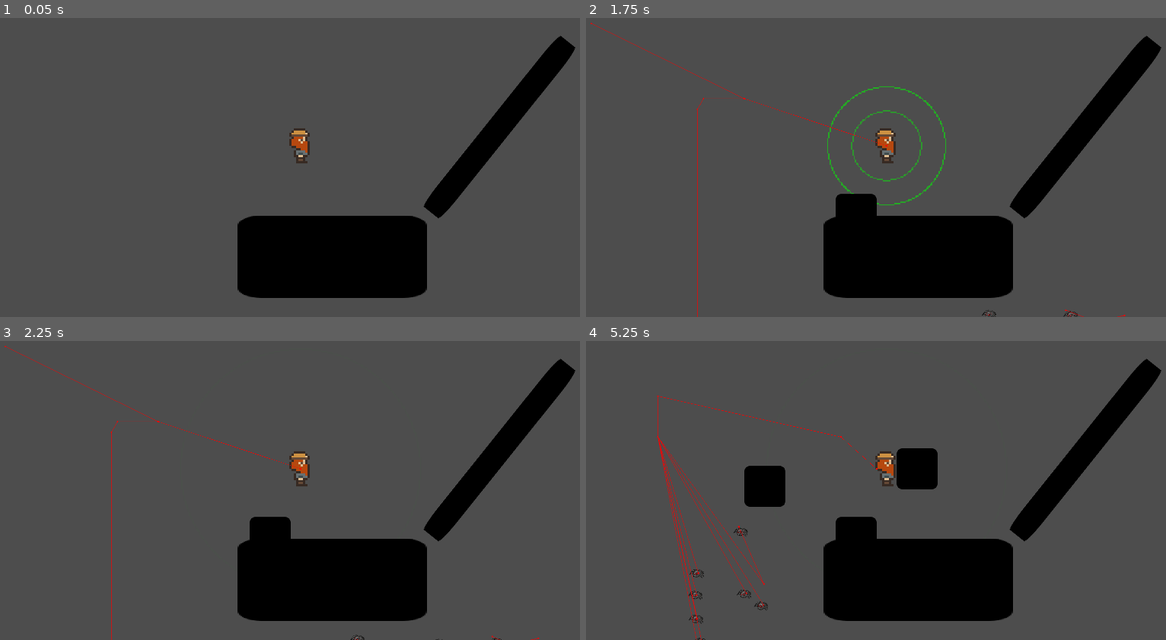
Above: before the commit, frames 1-4 (two rows, left to right).
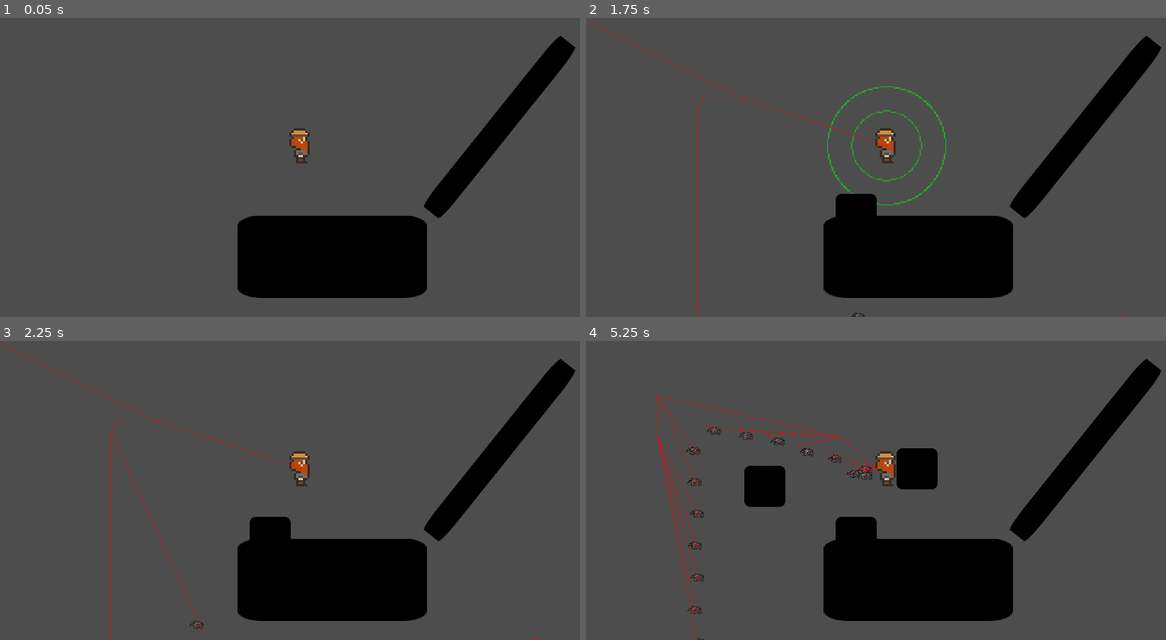
Above: after the commit, the same moments.

Repository: VileOar/ludum-dare-57
Game: Godot game, scene res://src/world/test_world.tscn
Two runs of this game, one before a commit and one after it. Both use one fixed random seed, a clock stepped at 60 frames per second and the inputs below. This scene is started directly instead of the project's main scene. The engine's default icon, where the game draws it, is replaced by a stand-in: a white triangle on a blue panel in a dark square.
Inputs (mouse positions are in pixels of both pictures, inside the frame that each line leads up to):
- Up to frame 1 (0.05 s): no input
- Up to frame 2 (1.75 s): tap Enter at 0.5 s; move the mouse to (858, 215) at 0.52 s; hold E (Interact) 0.53-1.28 s; hold W (MoveUp) from 0.53 s (still down); click (858, 215) at 0.67 s; tap Space (RadarPulse) at 1.25, 1.35 s; move the mouse to (1067, 197) at 1.27 s
- Up to frame 3 (2.25 s): move the mouse to (116, 418) at 2.02 s; release W (MoveUp) at 2.03 s; hold A (MoveLeft) from 2.03 s (still down); hold 0 from 2.03 s (still down)
- Up to frame 4 (5.25 s): tap Enter at 2.75 s; move the mouse to (916, 469) at 2.77 s; release 0 at 2.78 s; tap E (Interact) at 2.85 s; click (916, 469) at 2.92 s; move the mouse to (794, 382) at 3.52 s; release A (MoveLeft) at 3.53 s; hold S (MoveDown) 3.53-4.28 s; tap Space (RadarPulse) at 3.6 s; move the mouse to (1021, 451) at 4.27 s; hold D (MoveRight) 4.28-5.03 s; tap 0 at 4.35 s; move the mouse to (765, 484) at 5.02 s; hold W (MoveUp) from 5.03 s (still down); hold E (Interact) from 5.03 s (still down); click (765, 484) at 5.17 s

Frame 1 is identical in both runs. In frame 2, less than 0.1% of the frame differs, in the area x 45-94%, y 97-100%; in frame 3, 0.1%; in frame 4, 1.2%, in the area x 12-50%, y 18-100%.
Error in both runs: Invalid access to property or key 'are_tiles_generated' on a base object of type 'Nil'. (res://src/characters/player/player.gd:80)

Commit message:
Commit Foda

Diff:
--- a/src/agents/enemy.tscn
+++ b/src/agents/enemy.tscn
@@ -15,7 +15,7 @@
 [node name="NavigationAgent2D" type="NavigationAgent2D" parent="."]
 path_postprocessing = 1
 avoidance_enabled = true
-radius = 32.0
+radius = 48.0
 max_speed = 1000.0
 debug_enabled = true
 
--- a/src/autoloads/Global.gd
+++ b/src/autoloads/Global.gd
@@ -1,7 +1,7 @@
 extends Node
 
 @export var PLAYER_SPEED = 3000
-@export var ENEMY_SPEED = 300
+@export var ENEMY_SPEED = 450
 #@export var ENEMY_SPEED = 20000
 
 @export var ENEMY_DAMAGE_DONE = 10
Not shown: 1 places in levels/main_level.tscn that only renumber resources
